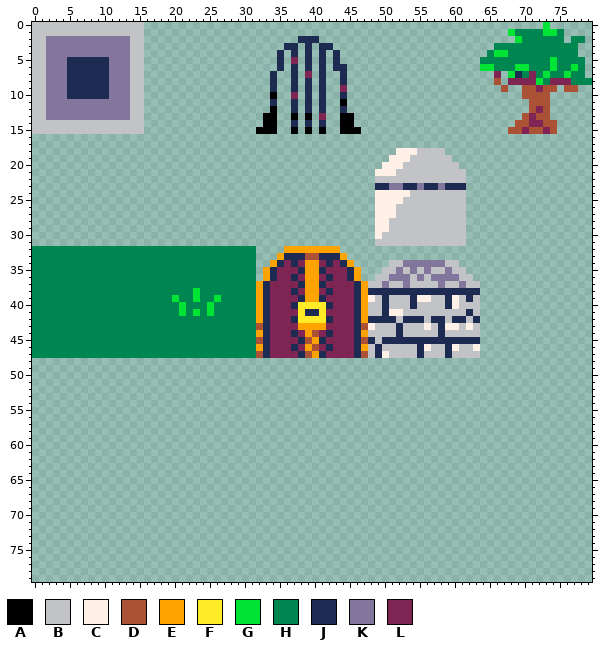
Sprite sheet: res/maps/map.png. The first picture shows the starting point.
The file is 80x80 pixels.
Palette (. is transparent): A #000000  B #c2c3c7  C #fff1e8  D #ab5236  E #ffa300  F #ffec27  G #00e436  H #008751  J #1d2b53  K #83769c  L #7e2553
Pixels before (only the part around the change), first column x 0:
35 HHHHHHHHHHHHHHHHHHHHHHHHHHHHHHHH.EJLLLJE
36 HHHHHHHHHHHHHHHHHHHHHHHHHHHHHHHH.EJLLJLE
37 HHHHHHHHHHHHHHHHHHHHHHHHHHHHHHHHEJLLLLJE
38 HHHHHHHHHHHHHHHHHHHHHHHGHHHHHHHHEJLLLJLE
39 HHHHHHHHHHHHHHHHHHHHGHHGHHGHHHHHEJLLLLJE
40 HHHHHHHHHHHHHHHHHHHHHGHHHGHHHHHHEJLLLJFF
41 HHHHHHHHHHHHHHHHHHHHHGHGHGHHHHHHEJLLLLFJ
42 HHHHHHHHHHHHHHHHHHHHHHHHHHHHHHHHEJLLLJFF
43 HHHHHHHHHHHHHHHHHHHHHHHHHHHHHHHHDJLLLLEE
44 HHHHHHHHHHHHHHHHHHHHHHHHHHHHHHHHEJLLLJLE
45 HHHHHHHHHHHHHHHHHHHHHHHHHHHHHHHHDJLLLLJD
46 HHHHHHHHHHHHHHHHHHHHHHHHHHHHHHHHEJLLLJLE
47 HHHHHHHHHHHHHHHHHHHHHHHHHHHHHHHHDJLLLLJD
48 ........................................
49 ........................................
50 ........................................
51 ........................................
52 ........................................
53 ........................................
54 ........................................
55 ........................................
56 ........................................
57 ........................................
58 ........................................
59 ........................................
60 ........................................
61 ........................................
62 ........................................
63 ........................................
64 ........................................
65 ........................................
66 ........................................
67 ........................................
68 ........................................
69 ........................................
70 ........................................
71 ........................................
72 ........................................
73 ........................................
74 ........................................
75 ........................................
76 ........................................
77 ........................................
78 ........................................
79 ........................................
After:
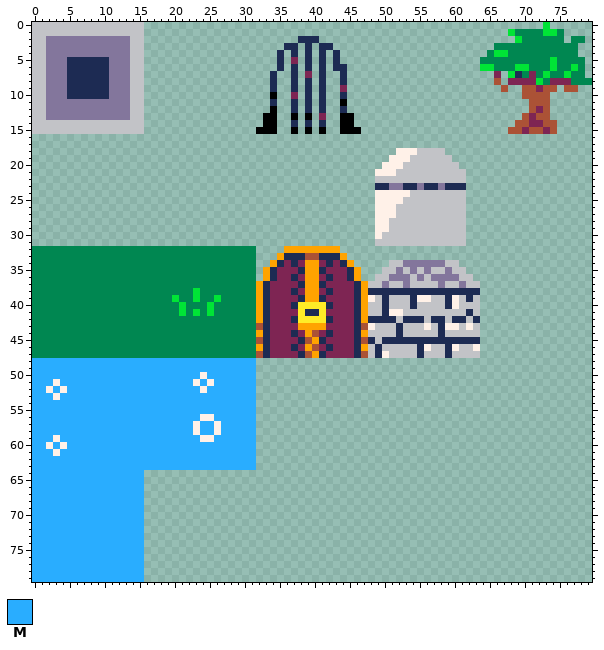
Colours new in this view: M #29adff
Changes in this commit:
y 48..49: x 0..31 ................................ -> MMMMMMMMMMMMMMMMMMMMMMMMMMMMMMMM
y 50: x 0..31 ................................ -> MMMMMMMMMMMMMMMMMMMMMMMMCMMMMMMM
y 51: x 0..31 ................................ -> MMMCMMMMMMMMMMMMMMMMMMMCMCMMMMMM
y 52: x 0..31 ................................ -> MMCMCMMMMMMMMMMMMMMMMMMMCMMMMMMM
y 53: x 0..31 ................................ -> MMMCMMMMMMMMMMMMMMMMMMMMMMMMMMMM
y 54..55: x 0..31 ................................ -> MMMMMMMMMMMMMMMMMMMMMMMMMMMMMMMM
y 56: x 0..31 ................................ -> MMMMMMMMMMMMMMMMMMMMMMMMCCMMMMMM
y 57..58: x 0..31 ................................ -> MMMMMMMMMMMMMMMMMMMMMMMCMMCMMMMM
y 59: x 0..31 ................................ -> MMMCMMMMMMMMMMMMMMMMMMMMCCMMMMMM
y 60: x 0..31 ................................ -> MMCMCMMMMMMMMMMMMMMMMMMMMMMMMMMM
y 61: x 0..31 ................................ -> MMMCMMMMMMMMMMMMMMMMMMMMMMMMMMMM
y 62..63: x 0..31 ................................ -> MMMMMMMMMMMMMMMMMMMMMMMMMMMMMMMM
y 64..79: x 0..15 ................ -> MMMMMMMMMMMMMMMM
Changed places in both pictures, as pixel boxes (x1, y1, x2, y2):
added: (32, 358, 256, 582)
